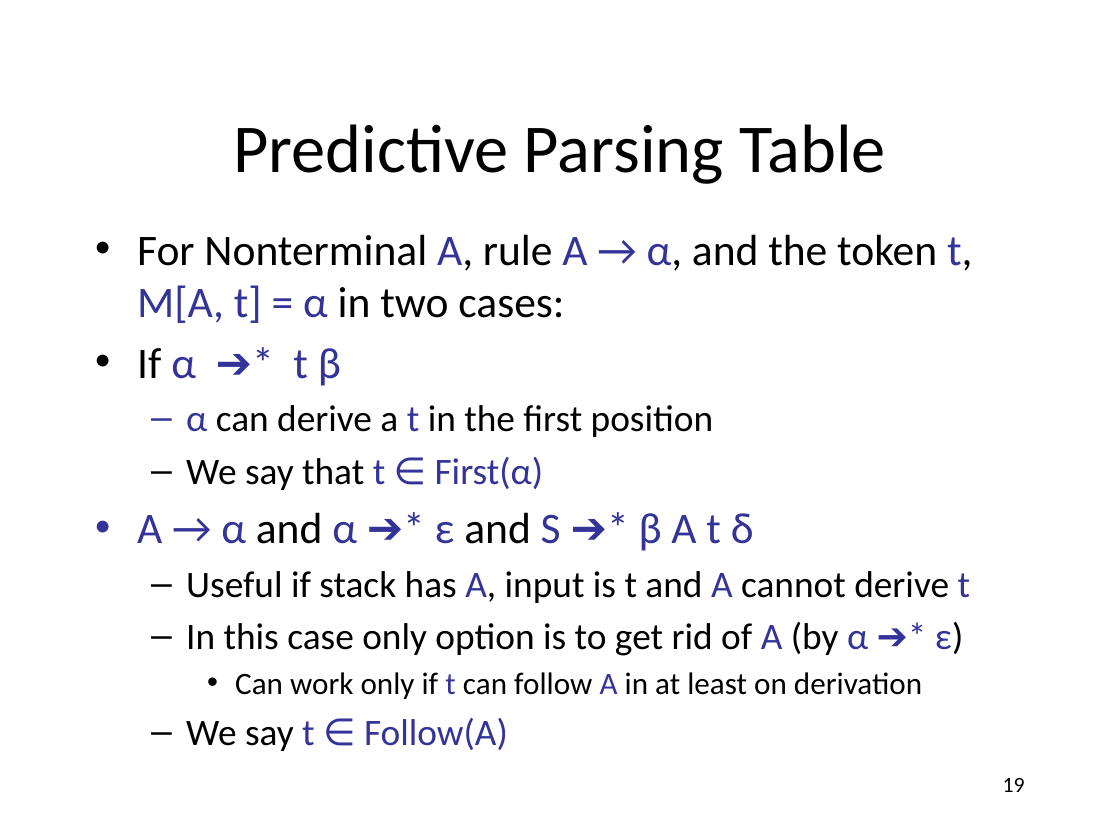
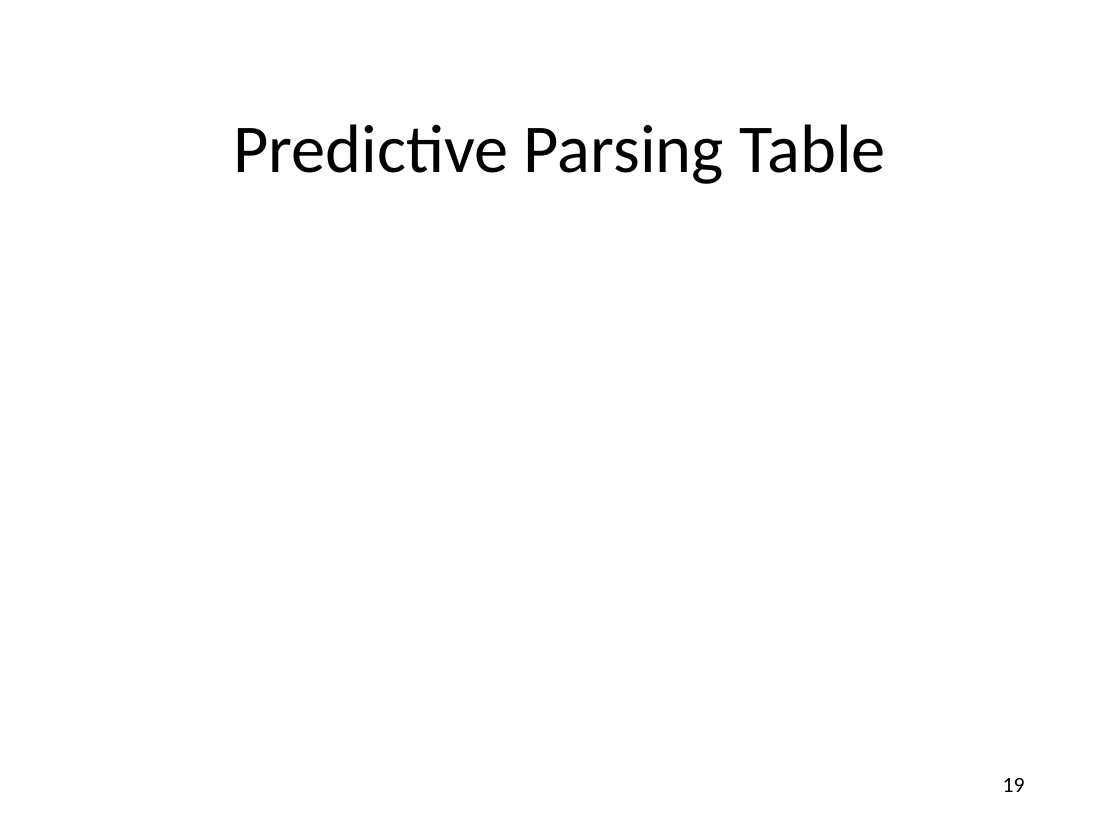
Before and after one commit to anoopsarkar/compilers-class, a slide deck: slide 19 of assets/ppt/parsing/td2-ll_1-parsing.pptx. Drawn at 1120x840 pixels with LibreOffice and Linux fonts; fonts in the diff are those of the drawing; grey boxes stand for pictures. Boxes give left, top, right and bottom in pixels: in the first picture for what was removed or moved away, otherwise in the second. Text is boxed around its words. In the diff, an @@ line names an element or a change of style, - is before the commit and + after.

```diff
--- a/assets/ppt/parsing/td2-ll_1-parsing.pptx
+++ b/assets/ppt/parsing/td2-ll_1-parsing.pptx
@@ text removed at [137, 234, 972, 699] @@
-• For Nonterminal A, rule A → α, and the token t, M[A, t] = α in two cases:
-• If α ➔* t β
-  – α can derive a t in the first position
-  – We say that t ∈ First(α)
-• A → α and α ➔* ε and S ➔* β A t δ
-  – Useful if stack has A, input is t and A cannot derive t
-  – In this case only option is to get rid of A (by α ➔* ε)
-    • Can work only if t can follow A in at least on derivation
-  – We say t ∈ Follow(A)
```
Also in this commit, not shown: 8 other files.
